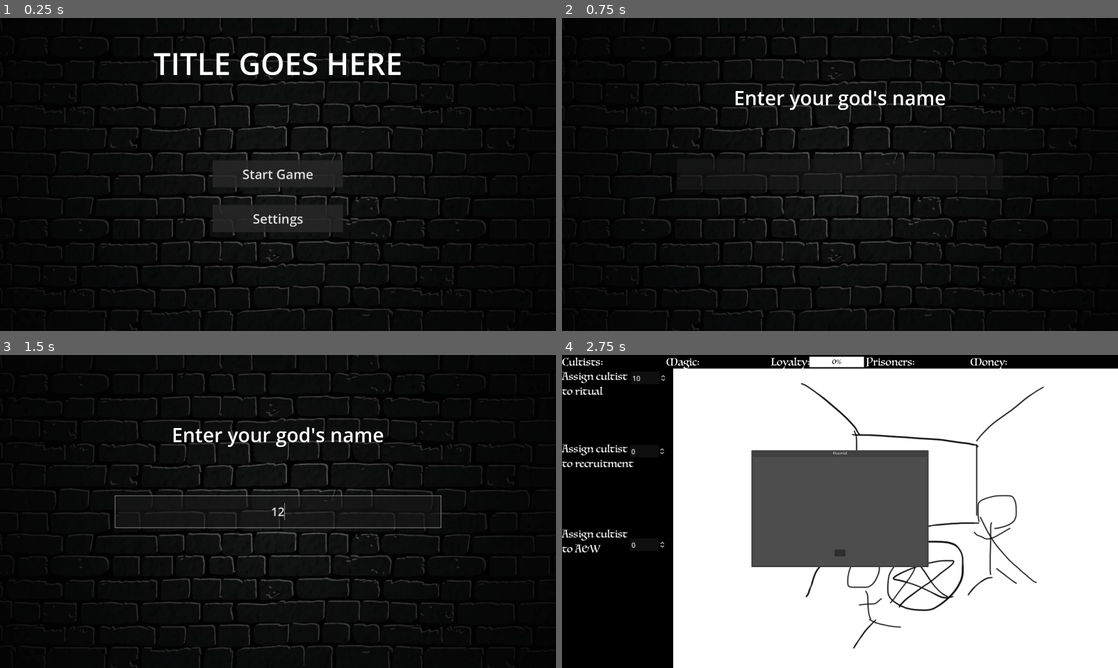
Above: before the commit, frames 1-4 (two rows, left to right).
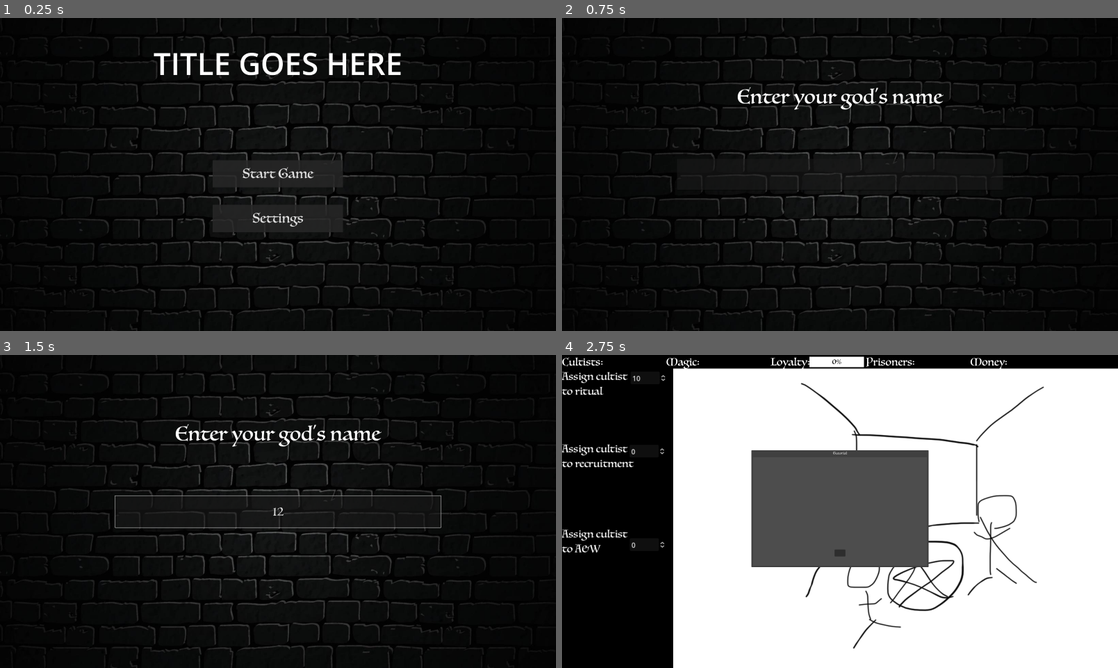
Above: after the commit, the same moments.

Repository: ShroomySquid/Ludum_Dare
Game: Godot game, scene res://root_menu_node.tscn
Two runs of this game, one before a commit and one after it. Both use one fixed random seed, a clock stepped at 60 frames per second and the inputs below.
Inputs (mouse positions are in pixels of both pictures, inside the frame that each line leads up to):
- Up to frame 1 (0.25 s): no input
- Up to frame 2 (0.75 s): click "Start Game" at 0.5 s
- Up to frame 3 (1.5 s): click (278, 511) at 1.27 s; type "12" at 1.35 s
- Up to frame 4 (2.75 s): tap Enter at 2 s

The runs differ from the first frame. In frame 1, 0.4% of the frame differs, in the area x 43-57%, y 47-67%; in frame 2, 1.0%; in frame 3, 1.0%, in the area x 31-69%, y 22-53%; in frame 4, nothing differs.

Commit message:
quick fix

Diff:
--- a/ui_prototype/Control.gd
+++ b/ui_prototype/Control.gd
@@ -2,7 +2,7 @@
 class_name GAME
 @onready var menu = $"../Menu"
 var resources: Resource_container = Resource_container.new()
-var available_cultists = 0
+@export var available_cultists = 0
 var peak_magic = 1000
 var cultists_in_ritual = 10
 var cultists_in_recruitment = 0
--- a/ui_prototype/event_popup/event_button1.gd
+++ b/ui_prototype/event_popup/event_button1.gd
@@ -19,7 +19,7 @@
 
 # Called every frame. 'delta' is the elapsed time since the previous frame.
 func _process(delta):
-	if (!Resource_container.compare(par.UI.resources, cost)):
+	if (!Resource_container.compare(par.UI.resources, cost) || par.UI.available_cultists < - cost.get_re(Resources.r.CULTISTS)):
 		disabled = true
 	else:
 		disabled = false
--- a/ui_prototype/root_menu_node.tscn
+++ b/ui_prototype/root_menu_node.tscn
@@ -1,19 +1,20 @@
-[gd_scene load_steps=11 format=3 uid="uid://di80cpj3n1ee1"]
-
-[ext_resource type="PackedScene" uid="uid://b64k0dhbslb86" path="res://audio_manager.tscn" id="1_scxvw"]
+[gd_scene load_steps=12 format=3 uid="uid://cqg8o57sy02um"]
+
+[ext_resource type="PackedScene" path="res://audio_manager.tscn" id="1_scxvw"]
 [ext_resource type="Script" path="res://name_page.gd" id="3_7ksfk"]
 [ext_resource type="Script" path="res://LineEdit.gd" id="4_6dy8q"]
+[ext_resource type="FontFile" uid="uid://c84yhbqspx8e3" path="res://font/Luminari-Regular.ttf" id="4_aeki8"]
 [ext_resource type="Script" path="res://settings.gd" id="5_b2r4y"]
 [ext_resource type="Texture2D" uid="uid://cn4uwpr3kgr6w" path="res://brick.jpg" id="6_6ws0e"]
 [ext_resource type="Script" path="res://back_button.gd" id="6_eikeb"]
 [ext_resource type="Script" path="res://StartButton.gd" id="7_03lha"]
 [ext_resource type="Script" path="res://SettingsButton.gd" id="8_eq8ui"]
 
+[sub_resource type="StyleBoxFlat" id="StyleBoxFlat_0je0y"]
+bg_color = Color(0.152941, 0.152941, 0.152941, 0.839216)
+
 [sub_resource type="StyleBoxFlat" id="StyleBoxFlat_1ika5"]
 bg_color = Color(0.141176, 0.141176, 0.141176, 1)
-
-[sub_resource type="StyleBoxFlat" id="StyleBoxFlat_0je0y"]
-bg_color = Color(0.152941, 0.152941, 0.152941, 0.839216)
 
 [node name="root_menu_node" type="Control"]
 layout_mode = 3
@@ -53,6 +54,7 @@
 offset_right = 948.0
 offset_bottom = 441.0
 grow_horizontal = 2
+theme_override_fonts/font = ExtResource("4_aeki8")
 theme_override_font_sizes/font_size = 90
 text = "Enter your god's name"
 horizontal_alignment = 1
@@ -72,132 +74,13 @@
 grow_vertical = 2
 size_flags_horizontal = 4
 size_flags_vertical = 4
+theme_override_fonts/font = ExtResource("4_aeki8")
 theme_override_font_sizes/font_size = 55
 alignment = 1
 max_length = 40
 select_all_on_focus = true
 script = ExtResource("4_6dy8q")
 
-[node name="settings" type="Control" parent="."]
-layout_mode = 1
-anchors_preset = 15
-anchor_right = 1.0
-anchor_bottom = 1.0
-grow_horizontal = 2
-grow_vertical = 2
-script = ExtResource("5_b2r4y")
-
-[node name="title_background" type="TextureRect" parent="settings"]
-layout_mode = 1
-anchors_preset = 15
-anchor_right = 1.0
-anchor_bottom = 1.0
-grow_horizontal = 2
-grow_vertical = 2
-texture = ExtResource("6_6ws0e")
-
-[node name="audio_label" type="Label" parent="settings"]
-layout_mode = 1
-anchors_preset = 5
-anchor_left = 0.5
-anchor_right = 0.5
-offset_left = -126.5
-offset_top = 287.0
-offset_right = 126.5
-offset_bottom = 411.0
-grow_horizontal = 2
-theme_override_font_sizes/font_size = 80
-text = "Audio"
-
-[node name="master_label" type="Label" parent="settings"]
-layout_mode = 1
-anchors_preset = 8
-anchor_left = 0.5
-anchor_top = 0.5
-anchor_right = 0.5
-anchor_bottom = 0.5
-offset_left = -145.0
-offset_top = -66.0
-offset_right = 146.0
-offset_bottom = -11.0
-grow_horizontal = 2
-grow_vertical = 2
-size_flags_horizontal = 4
-theme_override_font_sizes/font_size = 40
-text = "Master Volume"
-horizontal_alignment = 1
-
-[node name="music_label" type="Label" parent="settings"]
-layout_mode = 1
-anchors_preset = 8
-anchor_left = 0.5
-anchor_top = 0.5
-anchor_right = 0.5
-anchor_bottom = 0.5
-offset_left = -134.0
-offset_top = 102.0
-offset_right = 134.0
-offset_bottom = 157.0
-grow_horizontal = 2
-grow_vertical = 2
-size_flags_horizontal = 4
-theme_override_font_sizes/font_size = 40
-text = "Music Volume"
-horizontal_alignment = 1
-
-[node name="sound_label" type="Label" parent="settings"]
-layout_mode = 1
-anchors_preset = 8
-anchor_left = 0.5
-anchor_top = 0.5
-anchor_right = 0.5
-anchor_bottom = 0.5
-offset_left = -138.5
-offset_top = 280.0
-offset_right = 138.5
-offset_bottom = 335.0
-grow_horizontal = 2
-grow_vertical = 2
-size_flags_horizontal = 4
-theme_override_font_sizes/font_size = 40
-text = "Sound Volume"
-horizontal_alignment = 1
-
-[node name="master_slider" type="HSlider" parent="settings"]
-layout_mode = 0
-offset_left = 612.0
-offset_top = 540.0
-offset_right = 849.0
-offset_bottom = 556.0
-scale = Vector2(2.88, 3.1104)
-
-[node name="music_slider" type="HSlider" parent="settings"]
-layout_mode = 0
-offset_left = 612.0
-offset_top = 715.0
-offset_right = 849.0
-offset_bottom = 731.0
-scale = Vector2(2.88, 3.1104)
-
-[node name="sound_slider" type="HSlider" parent="settings"]
-layout_mode = 0
-offset_left = 612.0
-offset_top = 888.0
-offset_right = 849.0
-offset_bottom = 904.0
-scale = Vector2(2.88, 3.1104)
-
-[node name="back_button" type="Button" parent="settings"]
-layout_mode = 0
-offset_left = 1619.0
-offset_top = 883.0
-offset_right = 1805.0
-offset_bottom = 986.0
-theme_override_font_sizes/font_size = 60
-theme_override_styles/normal = SubResource("StyleBoxFlat_1ika5")
-text = "Back"
-script = ExtResource("6_eikeb")
-
 [node name="TitleScreen" type="Control" parent="."]
 layout_mode = 1
 anchors_preset = 15
@@ -260,6 +143,7 @@
 layout_mode = 2
 size_flags_horizontal = 4
 size_flags_vertical = 4
+theme_override_fonts/font = ExtResource("4_aeki8")
 theme_override_font_sizes/font_size = 60
 theme_override_styles/normal = SubResource("StyleBoxFlat_0je0y")
 text = "Start Game
@@ -274,13 +158,139 @@
 layout_mode = 2
 size_flags_horizontal = 4
 size_flags_vertical = 4
+theme_override_fonts/font = ExtResource("4_aeki8")
 theme_override_font_sizes/font_size = 60
 theme_override_styles/normal = SubResource("StyleBoxFlat_0je0y")
 text = "Settings
 "
 script = ExtResource("8_eq8ui")
 
+[node name="settings" type="Control" parent="."]
+layout_mode = 1
+anchors_preset = 15
+anchor_right = 1.0
+anchor_bottom = 1.0
+grow_horizontal = 2
+grow_vertical = 2
+script = ExtResource("5_b2r4y")
+
+[node name="title_background" type="TextureRect" parent="settings"]
+layout_mode = 1
+anchors_preset = 15
+anchor_right = 1.0
+anchor_bottom = 1.0
+grow_horizontal = 2
+grow_vertical = 2
+texture = ExtResource("6_6ws0e")
+
+[node name="audio_label" type="Label" parent="settings"]
+layout_mode = 1
+anchors_preset = 5
+anchor_left = 0.5
+anchor_right = 0.5
+offset_left = -126.5
+offset_top = 287.0
+offset_right = 126.5
+offset_bottom = 411.0
+grow_horizontal = 2
+theme_override_fonts/font = ExtResource("4_aeki8")
+theme_override_font_sizes/font_size = 80
+text = "Audio"
+
+[node name="master_label" type="Label" parent="settings"]
+layout_mode = 1
+anchors_preset = 8
+anchor_left = 0.5
+anchor_top = 0.5
+anchor_right = 0.5
+anchor_bottom = 0.5
+offset_left = -145.0
+offset_top = -257.0
+offset_right = 146.0
+offset_bottom = -202.0
+grow_horizontal = 2
+grow_vertical = 2
+size_flags_horizontal = 4
+theme_override_fonts/font = ExtResource("4_aeki8")
+theme_override_font_sizes/font_size = 40
+text = "Master Volume"
+horizontal_alignment = 1
+
+[node name="music_label" type="Label" parent="settings"]
+layout_mode = 1
+anchors_preset = 8
+anchor_left = 0.5
+anchor_top = 0.5
+anchor_right = 0.5
+anchor_bottom = 0.5
+offset_left = -134.0
+offset_top = -89.0
+offset_right = 134.0
+offset_bottom = -34.0
+grow_horizontal = 2
+grow_vertical = 2
+size_flags_horizontal = 4
+theme_override_fonts/font = ExtResource("4_aeki8")
+theme_override_font_sizes/font_size = 40
+text = "Music Volume"
+horizontal_alignment = 1
+
+[node name="sound_label" type="Label" parent="settings"]
+layout_mode = 1
+anchors_preset = 8
+anchor_left = 0.5
+anchor_top = 0.5
+anchor_right = 0.5
+anchor_bottom = 0.5
+offset_left = -138.5
+offset_top = 89.0
+offset_right = 138.5
+offset_bottom = 144.0
+grow_horizontal = 2
+grow_vertical = 2
+size_flags_horizontal = 4
+theme_override_fonts/font = ExtResource("4_aeki8")
+theme_override_font_sizes/font_size = 40
+text = "Sound Volume"
+horizontal_alignment = 1
+
+[node name="master_slider" type="HSlider" parent="settings"]
+layout_mode = 0
+offset_left = 916.0
+offset_top = 540.0
+offset_right = 1153.0
+offset_bottom = 556.0
+scale = Vector2(2.88, 3.1104)
+
+[node name="music_slider" type="HSlider" parent="settings"]
+layout_mode = 0
+offset_left = 916.0
+offset_top = 715.0
+offset_right = 1153.0
+offset_bottom = 731.0
+scale = Vector2(2.88, 3.1104)
+
+[node name="sound_slider" type="HSlider" parent="settings"]
+layout_mode = 0
+offset_left = 916.0
+offset_top = 888.0
+offset_right = 1153.0
+offset_bottom = 904.0
+scale = Vector2(2.88, 3.1104)
+
+[node name="back_button" type="Button" parent="settings"]
+layout_mode = 0
+offset_left = 1747.0
+offset_top = 947.0
+offset_right = 1933.0
+offset_bottom = 1050.0
+theme_override_fonts/font = ExtResource("4_aeki8")
+theme_override_font_sizes/font_size = 60
+theme_override_styles/normal = SubResource("StyleBoxFlat_1ika5")
+text = "Back"
+script = ExtResource("6_eikeb")
+
 [connection signal="text_submitted" from="name_page/LineEdit" to="name_page/LineEdit" method="_on_text_submitted"]
-[connection signal="pressed" from="settings/back_button" to="settings/back_button" method="_on_pressed"]
 [connection signal="pressed" from="TitleScreen/buttons_container/HBoxContainer/VBoxContainer/StartButton" to="TitleScreen/buttons_container/HBoxContainer/VBoxContainer/StartButton" method="_on_pressed"]
 [connection signal="pressed" from="TitleScreen/buttons_container/HBoxContainer/VBoxContainer/SettingsButton" to="TitleScreen/buttons_container/HBoxContainer/VBoxContainer/SettingsButton" method="_on_pressed"]
+[connection signal="pressed" from="settings/back_button" to="settings/back_button" method="_on_pressed"]
--- a/ui_prototype/settings.tscn
+++ b/ui_prototype/settings.tscn
@@ -44,9 +44,9 @@
 anchor_right = 0.5
 anchor_bottom = 0.5
 offset_left = -145.0
-offset_top = -66.0
+offset_top = -257.0
 offset_right = 146.0
-offset_bottom = -11.0
+offset_bottom = -202.0
 grow_horizontal = 2
 grow_vertical = 2
 size_flags_horizontal = 4
@@ -62,9 +62,9 @@
 anchor_right = 0.5
 anchor_bottom = 0.5
 offset_left = -134.0
-offset_top = 102.0
+offset_top = -89.0
 offset_right = 134.0
-offset_bottom = 157.0
+offset_bottom = -34.0
 grow_horizontal = 2
 grow_vertical = 2
 size_flags_horizontal = 4
@@ -80,9 +80,9 @@
 anchor_right = 0.5
 anchor_bottom = 0.5
 offset_left = -138.5
-offset_top = 280.0
+offset_top = 89.0
 offset_right = 138.5
-offset_bottom = 335.0
+offset_bottom = 144.0
 grow_horizontal = 2
 grow_vertical = 2
 size_flags_horizontal = 4
@@ -92,34 +92,34 @@
 
 [node name="master_slider" type="HSlider" parent="."]
 layout_mode = 0
-offset_left = 612.0
+offset_left = 916.0
 offset_top = 540.0
-offset_right = 849.0
+offset_right = 1153.0
 offset_bottom = 556.0
 scale = Vector2(2.88, 3.1104)
 
 [node name="music_slider" type="HSlider" parent="."]
 layout_mode = 0
-offset_left = 612.0
+offset_left = 916.0
 offset_top = 715.0
-offset_right = 849.0
+offset_right = 1153.0
 offset_bottom = 731.0
 scale = Vector2(2.88, 3.1104)
 
 [node name="sound_slider" type="HSlider" parent="."]
 layout_mode = 0
-offset_left = 612.0
+offset_left = 916.0
 offset_top = 888.0
-offset_right = 849.0
+offset_right = 1153.0
 offset_bottom = 904.0
 scale = Vector2(2.88, 3.1104)
 
 [node name="back_button" type="Button" parent="."]
 layout_mode = 0
-offset_left = 1619.0
-offset_top = 883.0
-offset_right = 1805.0
-offset_bottom = 986.0
+offset_left = 1747.0
+offset_top = 947.0
+offset_right = 1933.0
+offset_bottom = 1050.0
 theme_override_font_sizes/font_size = 60
 theme_override_styles/normal = SubResource("StyleBoxFlat_1ika5")
 text = "Back"
Not shown: 1 places in ui_prototype/settings.tscn that only renumber resources
Not shown: 1 places in ui_prototype/title_screen.tscn that only renumber resources
